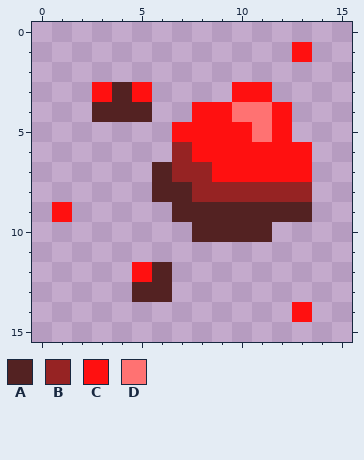
Two states of a pixel-art sprite, graphics/rubyMineralUnmined.png. Above: the version before the commit.
The file is 16x16 pixels. Colours within 5 levels of each other are drawn and written as one.
Palette (. is transparent): A #532222  B #962323  C #ff1010  D #ff7272
Pixels before, first column x 1:
 1 ............C
 2 .............
 3 ..CAC....CC..
 4 ..AAA..CCDDC.
 5 ......CCCCDC.
 6 ......BCCCCCC
 7 .....ABBCCCCC
 8 .....AABBBBBB
 9 C.....AAAAAAA
10 .......AAAA..
11 .............
12 ....CA.......
13 ....AA.......
14 ............C
The result:
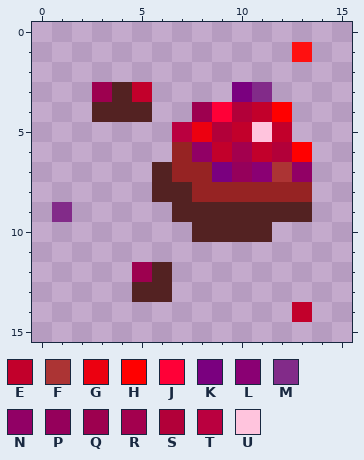
Colours new in this view: E #c2002b  F #ac3434  G #ec0010  H #ff0000  J #ff0037  K #7a007f  L #8a0073  M #822b89  N #910065  P #95005b  Q #9d004f  R #a3004e  S #b20039  T #ba003f  U #ffc4dd
Difference:
{"y":3,"x":3,"old":"C","new":"Q"}
{"y":3,"x":5,"old":"C","new":"E"}
{"y":3,"x":10,"old":"CC","new":"KM"}
{"y":4,"x":8,"old":"CCDDC","new":"QJSEH"}
{"y":5,"x":7,"old":"CCCCDC","new":"TGSEUE"}
{"y":6,"x":8,"old":"CCCCCC","new":"NERESH"}
{"y":7,"x":9,"old":"CCCCC","new":"KPLFN"}
{"y":9,"x":1,"old":"C","new":"M"}
{"y":12,"x":5,"old":"C","new":"Q"}
{"y":14,"x":13,"old":"C","new":"E"}
